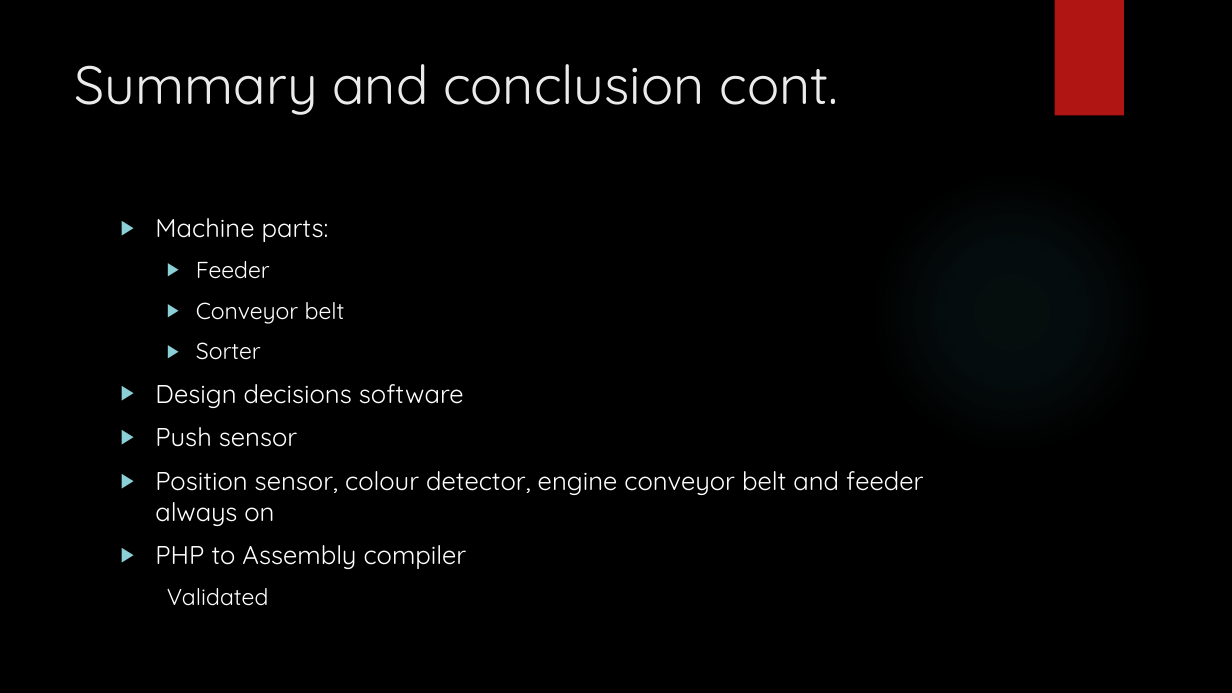
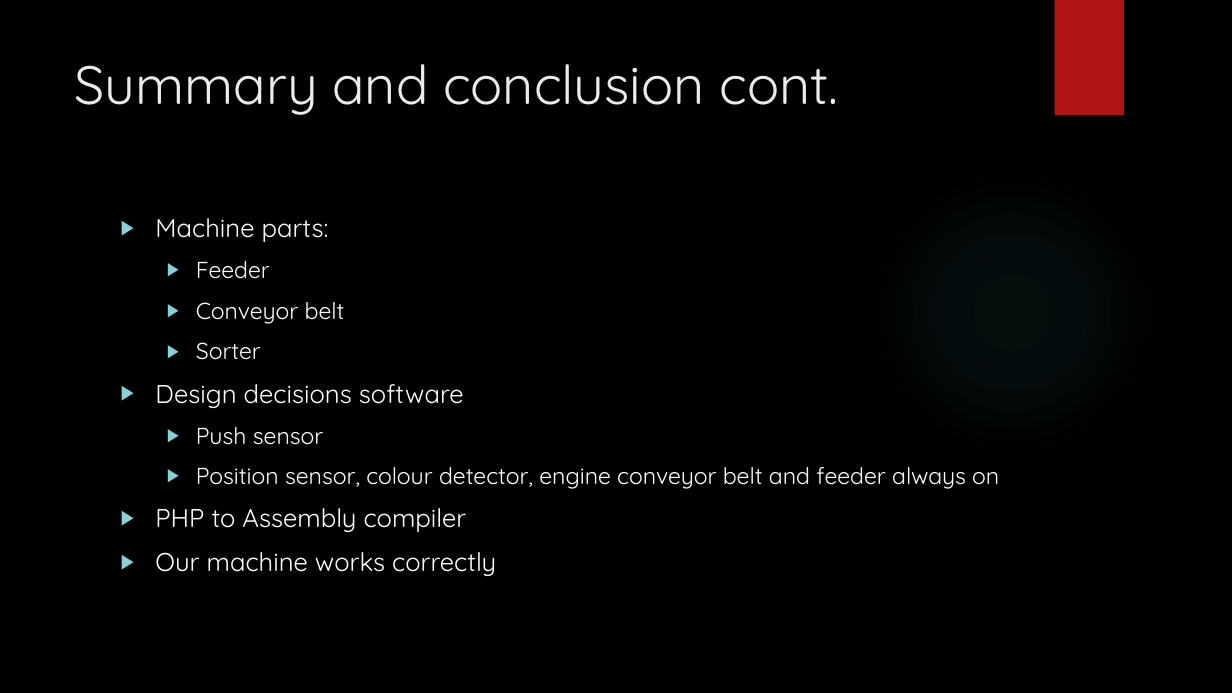
Before and after one commit to Boelensman1/DBL-Embedded-Systems, a slide deck: slide 8 of Mid-term presentation/Second/DBL Embedded Systems.pptx. Drawn at 1232x693 pixels with LibreOffice and Linux fonts; fonts in the diff are those of the drawing; background and template pictures are left out. Boxes give left, top, right and bottom in pixels: in the first picture for what was removed or moved away, otherwise in the second. Text is boxed around its words. In the diff, an @@ line names an element or a change of style, - is before the commit and + after.

```diff
--- a/Mid-term presentation/Second/DBL Embedded Systems.pptx
+++ b/Mid-term presentation/Second/DBL Embedded Systems.pptx
@@ text at box(196, 427, 999, 489): size 20 to 18 pt in "Push sensor", "Position sensor, colour detector, engine conveyor belt ..."; list level 1 to 2 in "Push sensor"; list level 1 to 2 in "Position sensor, colour detector, engine ..." @@
@@ text at box(155, 552, 496, 576): text changed; size 18 to 20 pt @@
-  Validated
+▶ Our machine works correctly
```
Also in this commit, not shown: 1 other slide changed.
